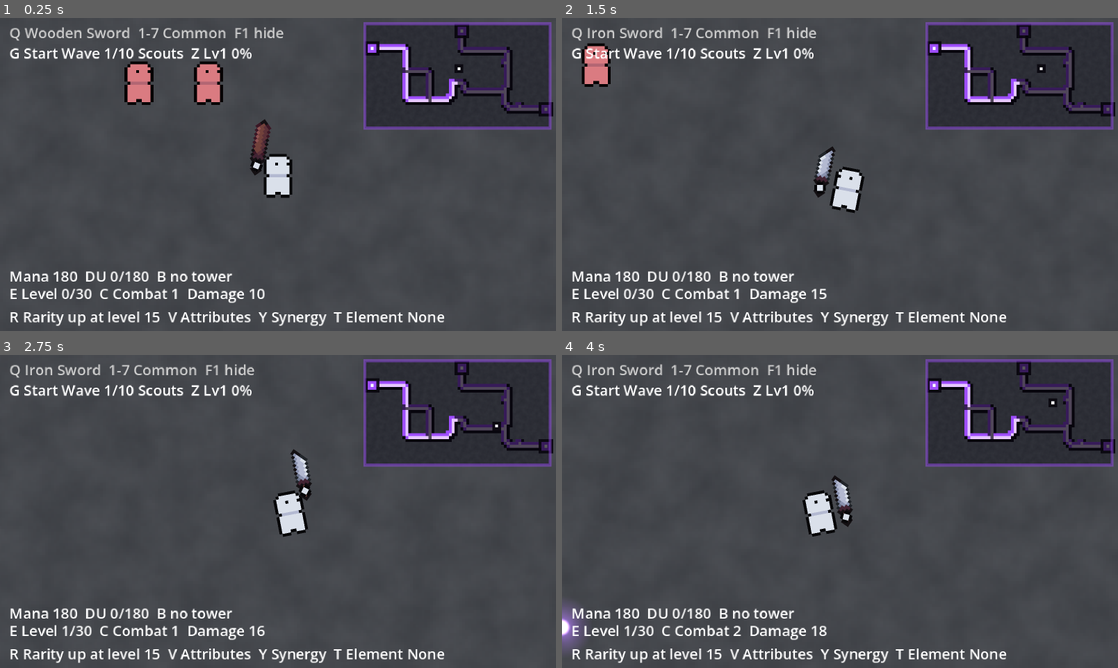
Above: before the commit, frames 1-4 (two rows, left to right).
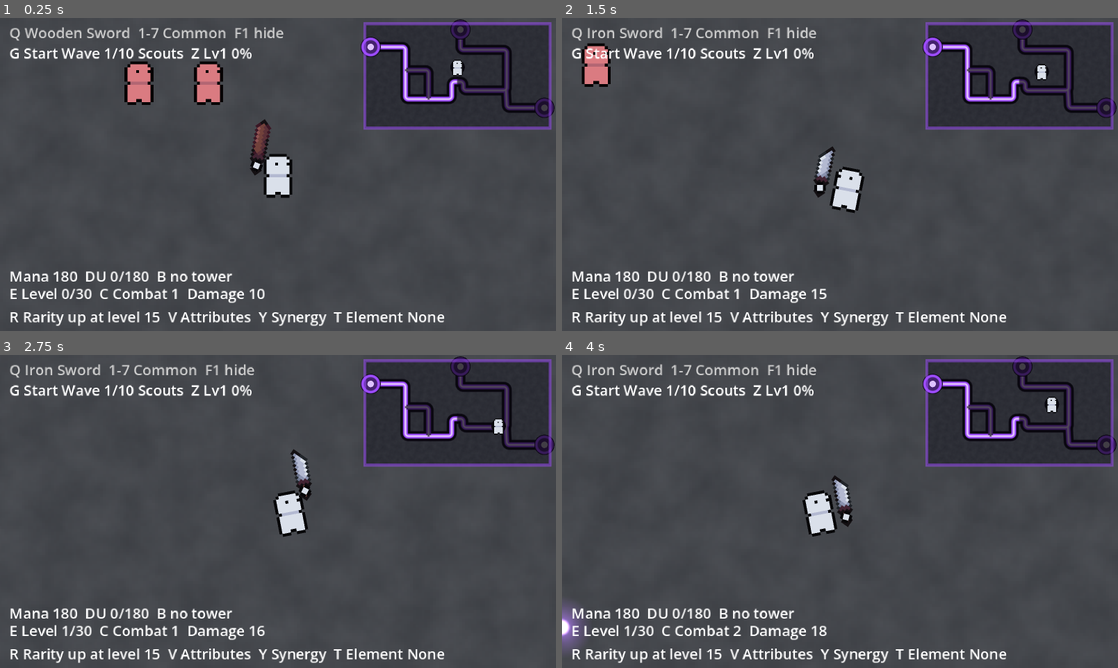
Above: after the commit, the same moments.

Repository: megalodooon/crystal-protectors
Game: Godot game, scene res://test.tscn
The game is run twice, just before and just after one commit, with the same random seed, the same clock (stepped at 60 frames per second) and the same inputs.
Inputs (mouse positions are in pixels of both pictures, inside the frame that each line leads up to):
- Up to frame 1 (0.25 s): no input
- Up to frame 2 (1.5 s): tap Enter at 0.5 s; move the mouse to (962, 158) at 0.52 s; press the mouse at (962, 158) at 0.53 s; hold D (right) 0.53-1.28 s; move the mouse to (728, 190) at 1.27 s; release the mouse at (728, 190) at 1.28 s; hold S (down) from 1.28 s (still down); tap Q at 1.35 s
- Up to frame 3 (2.75 s): move the mouse to (333, 442) at 2.02 s; release S (down) at 2.03 s; hold D (right) from 2.03 s (still down); tap E at 2.1 s
- Up to frame 4 (4 s): move the mouse to (812, 574) at 2.77 s; release D (right) at 2.78 s; hold W (up) 2.78-3.53 s; tap R at 2.85 s; move the mouse to (1006, 558) at 3.52 s; hold A (left) from 3.53 s (still down); tap C at 3.6 s

The runs differ from the first frame. In frame 1, 1.9% of the frame differs, in the area x 64-100%, y 0-32%; in frame 2, 1.9%; in frame 3, 1.9%; in frame 4, 1.9%.

Commit message:
Minimap drawn above the game's pixel grid, with real markers
The minimap no longer renders at 192x108. apply_scale() reads the
window's integer stretch scale, makes the control that many times
bigger and scales it back down by the same amount, so it still lays out
as 64x36 game pixels but every draw call lands on real window pixels.
Lanes became anti-aliased polylines instead of rows of 1px dots, and
their points are sampled once and cached.

Markers now carry detail: portals get a dark backing, a filled disc, a
ring in their own colour and a bright core; towers and enemies are dots
in their own colours; the player is drawn as a texture, defaulting to
their sprite, with playerIcon ready for the character's head.

Co-Authored-By: Claude Opus 5 <noreply@anthropic.com>

Diff:
--- a/godot/test.gd
+++ b/godot/test.gd
@@ -17,7 +17,7 @@
 @onready var towerLabel : Label = $CanvasLayer/HUD/TowerLabel
 @onready var hud : Control = $CanvasLayer/HUD
 @onready var hoverLabel : Label = $CanvasLayer/HUD/HoverLabel
-@onready var minimap : Control = $CanvasLayer/HUD/Minimap
+@onready var minimap : MinimapClass = $CanvasLayer/HUD/Minimap
 
 var weaponIndex : int = 0
 var elementIndex : int = -1
@@ -134,7 +134,7 @@
 	return Vector2(clampf(spot.x, 2.0, limit.x), clampf(spot.y, 2.0, limit.y)).round()
 
 func hits_minimap(spot : Vector2, labelSize : Vector2) -> bool:
-	return minimap.visible and Rect2(spot, labelSize).intersects(Rect2(minimap.position, minimap.size))
+	return minimap.visible and Rect2(spot, labelSize).intersects(minimap.get_canvas_rect())
 
 func on_enemy_spawned(enemy : EnemyClass) -> void:
 	for scene : PackedScene in enemySpriteScales:
--- a/godot/test.tscn
+++ b/godot/test.tscn
@@ -690,15 +690,6 @@
 vertical_alignment = 2
 
 [node name="Minimap" parent="CanvasLayer/HUD" node_paths=PackedStringArray("pathNetwork", "waveManager", "towerBuilder", "player") instance=ExtResource("46_minimap")]
-layout_mode = 1
-anchors_preset = 1
-anchor_left = 1.0
-anchor_right = 1.0
-offset_left = -66.0
-offset_top = 2.0
-offset_right = -2.0
-offset_bottom = 38.0
-grow_horizontal = 0
 pathNetwork = NodePath("../../../PathNetwork")
 waveManager = NodePath("../../../WaveManager")
 towerBuilder = NodePath("../../../Player/TowerBuilder")
--- a/godot/ui/minimap.gd
+++ b/godot/ui/minimap.gd
@@ -7,21 +7,35 @@
 @export var towerBuilder : TowerBuilderClass
 @export var player : Node2D
 @export var mapSize : Vector2 = Vector2(512.0, 288.0)
+@export var minimapSize : Vector2 = Vector2(64.0, 36.0)
+@export var margin : float = 2.0
 @export var groundTexture : Texture2D
-@export var updateInterval : float = 0.1
-@export var pathStep : float = 3.0
+@export var playerIcon : Texture2D
+@export var updateInterval : float = 0.05
+@export var detailScale : int = 0
+@export var laneStep : float = 3.0
 
 @export_group("Look")
 @export var shadeColor : Color = Color(0.0, 0.0, 0.05, 0.35)
-@export var outlineColor : Color = Color(0.03, 0.02, 0.05, 0.9)
+@export var outlineColor : Color = Color(0.03, 0.02, 0.05, 0.95)
+@export var playerColor : Color = Color(1.0, 1.0, 1.0)
 @export var lockedFade : float = 0.35
-@export var playerColor : Color = Color(1.0, 1.0, 1.0)
-@export var portalSize : int = 3
-@export var towerSize : int = 2
+@export var laneWidth : float = 1.5
+@export var laneOutline : float = 0.9
+@export var portalRadius : float = 2.8
+@export var towerRadius : float = 1.5
+@export var enemyRadius : float = 0.9
+@export var playerIconSize : float = 6.0
 
+var unit : float = 1.0
 var timer : float = 0.0
+var lanePoints : Dictionary[EnemyPathClass, PackedVector2Array] = {}
 
 #------------------------#
+
+func _ready() -> void:
+	get_viewport().size_changed.connect(apply_scale)
+	apply_scale()
 
 func _process(delta : float) -> void:
 	timer += delta
@@ -30,54 +44,117 @@
 	timer = 0.0
 	queue_redraw()
 
+func apply_scale() -> void:
+	unit = float(get_detail_scale())
+	size = minimapSize * unit
+	scale = Vector2.ONE / unit
+	position = Vector2(get_canvas_size().x - minimapSize.x - margin, margin)
+	lanePoints.clear()
+	queue_redraw()
+
+func get_detail_scale() -> int:
+	if detailScale > 0:
+		return detailScale
+	var window : Vector2 = Vector2(get_window().size)
+	var canvas : Vector2 = get_canvas_size()
+	return maxi(int(minf(window.x / canvas.x, window.y / canvas.y)), 1)
+
+func get_canvas_size() -> Vector2:
+	var width : int = ProjectSettings.get_setting("display/window/size/viewport_width")
+	var height : int = ProjectSettings.get_setting("display/window/size/viewport_height")
+	return Vector2(float(width), float(height))
+
+func get_canvas_rect() -> Rect2:
+	return Rect2(position, minimapSize)
+
 func _draw() -> void:
 	if groundTexture:
 		draw_texture_rect_region(groundTexture, Rect2(Vector2.ZERO, size), Rect2(Vector2.ZERO, mapSize))
 	draw_rect(Rect2(Vector2.ZERO, size), shadeColor)
-	draw_paths()
+	draw_lanes()
 	draw_portals()
-	draw_units()
-	draw_rect(Rect2(Vector2.ZERO, size), Color(get_path_color(), 0.45), false, 1.0)
+	draw_towers()
+	draw_enemies()
+	draw_player()
+	draw_rect(Rect2(Vector2.ZERO, size), Color(get_path_color(), 0.5), false, unit)
 
-func draw_paths() -> void:
+func draw_lanes() -> void:
 	if not pathNetwork:
 		return
 	for path in pathNetwork.paths:
-		draw_path(path, 3, outlineColor)
+		draw_lane(path, laneWidth + laneOutline * 2.0, outlineColor)
 	for path in pathNetwork.paths:
-		draw_path(path, 2, fade(get_path_color(), path.active))
+		draw_lane(path, laneWidth, fade(get_path_color(), path.active))
 	for path in pathNetwork.paths:
-		draw_path(path, 1, fade(get_core_color(), path.active))
+		draw_lane(path, laneWidth * 0.4, fade(get_core_color(), path.active))
 
-func draw_path(path : EnemyPathClass, width : int, color : Color) -> void:
+func draw_lane(path : EnemyPathClass, width : float, color : Color) -> void:
+	var points : PackedVector2Array = get_lane_points(path)
+	if points.size() < 2:
+		return
+	draw_polyline(points, color, width * unit, true)
+
+func get_lane_points(path : EnemyPathClass) -> PackedVector2Array:
+	if lanePoints.has(path):
+		return lanePoints[path]
+	var points : PackedVector2Array = []
 	var length : float = path.get_length()
-	if length <= 0.0:
-		return
-	var steps : int = maxi(int(length / pathStep), 1)
-	for i in steps + 1:
-		draw_pixel(path.get_global_point(length * float(i) / float(steps)), width, color)
+	if length > 0.0:
+		var steps : int = maxi(int(length / laneStep), 1)
+		for i in steps + 1:
+			points.append(to_map(path.get_global_point(length * float(i) / float(steps))))
+	lanePoints[path] = points
+	return points
 
 func draw_portals() -> void:
 	if not waveManager:
 		return
 	for portal in waveManager.portals:
 		var open : bool = portal.path == null or portal.path.active
-		draw_pixel(portal.global_position, portalSize + 2, outlineColor)
-		draw_pixel(portal.global_position, portalSize, fade(portal.color, open))
-		draw_pixel(portal.global_position, 1, fade(Color.WHITE, open))
+		var spot : Vector2 = to_map(portal.global_position)
+		var color : Color = fade(portal.color, open)
+		draw_circle(spot, (portalRadius + 0.7) * unit, outlineColor)
+		draw_circle(spot, portalRadius * unit, Color(color, 0.4))
+		draw_arc(spot, portalRadius * unit, 0.0, TAU, 28, color, 0.9 * unit, true)
+		draw_circle(spot, portalRadius * 0.4 * unit, fade(color.lerp(Color.WHITE, 0.65), open))
 
-func draw_units() -> void:
-	if towerBuilder:
-		for tower in towerBuilder.built:
-			draw_pixel(tower.global_position, towerSize + 2, outlineColor)
-			draw_pixel(tower.global_position, towerSize, tower.get_color())
-	if waveManager:
-		for enemy in waveManager.get_enemy_parent().get_children():
-			if enemy is EnemyClass:
-				draw_pixel(enemy.global_position, 1, enemy.sprite.modulate)
-	if player:
-		draw_pixel(player.global_position, 3, outlineColor)
-		draw_pixel(player.global_position, 1, playerColor)
+func draw_towers() -> void:
+	if not towerBuilder:
+		return
+	for tower in towerBuilder.built:
+		var spot : Vector2 = to_map(tower.global_position)
+		draw_circle(spot, (towerRadius + 0.7) * unit, outlineColor)
+		draw_circle(spot, towerRadius * unit, tower.get_color())
+
+func draw_enemies() -> void:
+	if not waveManager:
+		return
+	for enemy in waveManager.get_enemy_parent().get_children():
+		if enemy is EnemyClass:
+			var spot : Vector2 = to_map(enemy.global_position)
+			draw_circle(spot, (enemyRadius + 0.5) * unit, outlineColor)
+			draw_circle(spot, enemyRadius * unit, enemy.sprite.modulate)
+
+func draw_player() -> void:
+	if not player:
+		return
+	var spot : Vector2 = to_map(player.global_position)
+	var icon : Texture2D = get_player_icon()
+	if not icon:
+		draw_circle(spot, 1.7 * unit, outlineColor)
+		draw_circle(spot, 1.1 * unit, playerColor)
+		return
+	draw_circle(spot, playerIconSize * 0.42 * unit, outlineColor)
+	var iconSize : Vector2 = Vector2.ONE * playerIconSize * unit
+	draw_texture_rect(icon, Rect2(spot - iconSize / 2.0, iconSize), false)
+
+func get_player_icon() -> Texture2D:
+	if playerIcon:
+		return playerIcon
+	var sprite : Sprite2D = player.get_node_or_null("Visuals/Sprite2D")
+	if sprite:
+		return sprite.texture
+	return null
 
 func get_path_color() -> Color:
 	if pathNetwork and pathNetwork.style:
@@ -92,6 +169,5 @@
 func fade(color : Color, active : bool) -> Color:
 	return color if active else color.darkened(1.0 - lockedFade)
 
-func draw_pixel(spot : Vector2, pixelSize : int, color : Color) -> void:
-	var point : Vector2 = (spot / mapSize * size).floor() - Vector2.ONE * float(pixelSize / 2)
-	draw_rect(Rect2(point, Vector2.ONE * float(pixelSize)), color)
+func to_map(spot : Vector2) -> Vector2:
+	return spot / mapSize * size
--- a/godot/ui/minimap.tscn
+++ b/godot/ui/minimap.tscn
@@ -3,7 +3,6 @@
 [ext_resource type="Script" path="res://ui/minimap.gd" id="1_minimap"]
 
 [node name="Minimap" type="Control"]
-custom_minimum_size = Vector2(64, 36)
 texture_repeat = 2
 layout_mode = 3
 offset_right = 64.0
Not shown, changed: HANDOUT.txt
